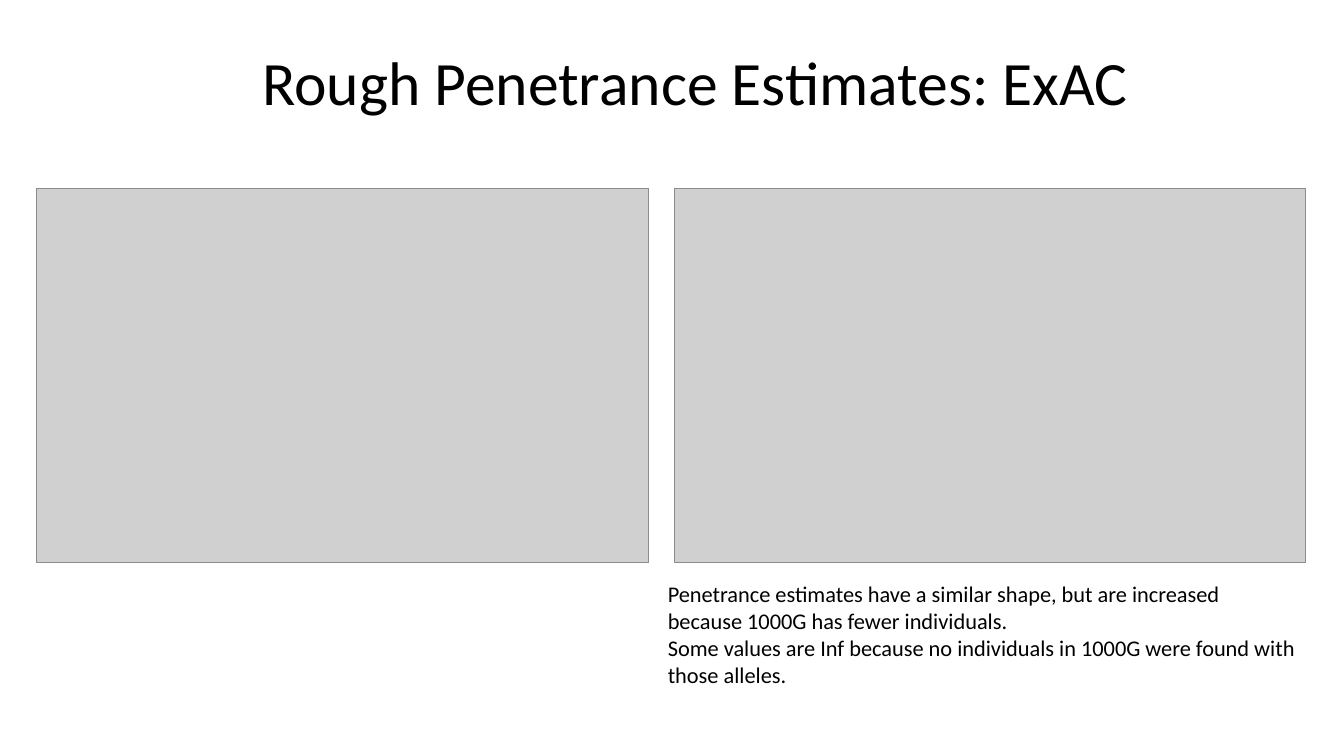
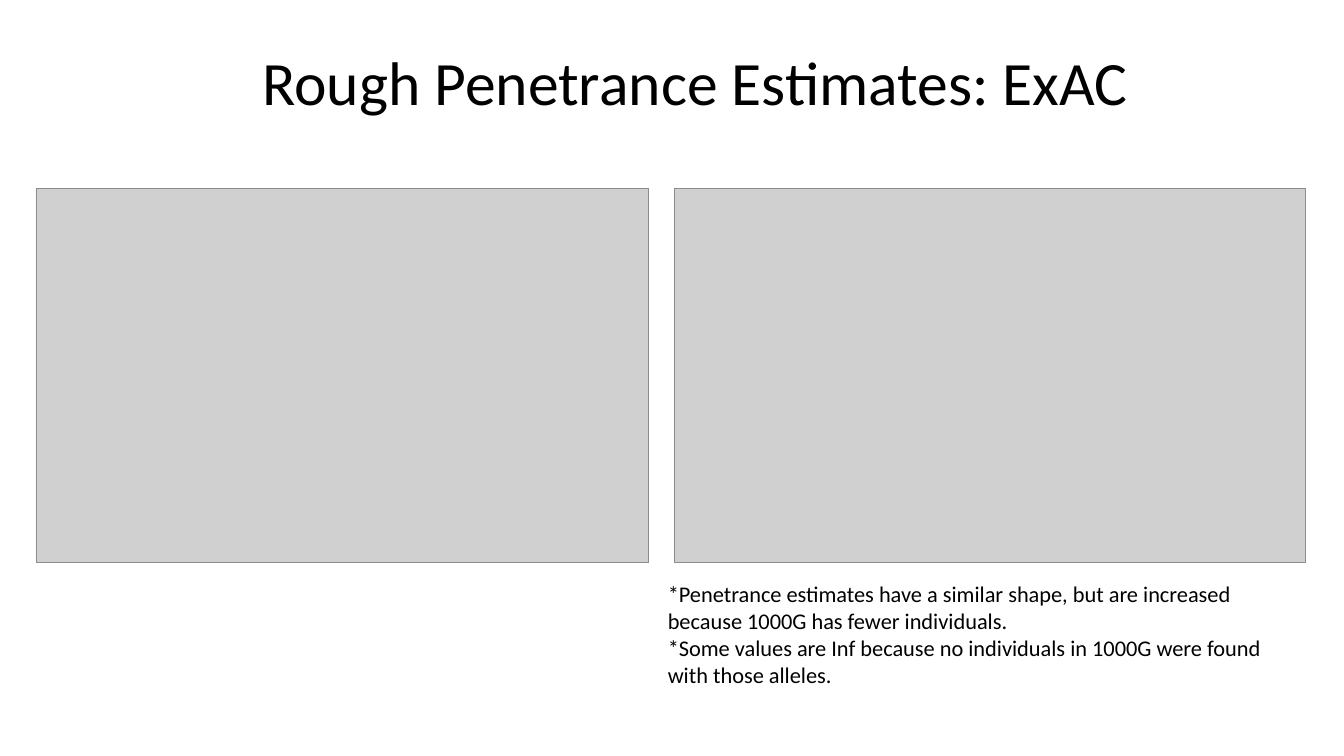
Before and after one commit to dfan/HST-2016, a slide deck: slide 28 of week_6/For_Zak.pptx. Drawn at 1344x756 pixels with LibreOffice and Linux fonts; fonts in the diff are those of the drawing; grey boxes stand for pictures. Boxes give left, top, right and bottom in pixels: in the first picture for what was removed or moved away, otherwise in the second. Text is boxed around its words. In the diff, an @@ line names an element or a change of style, - is before the commit and + after.

```diff
--- a/week_6/For_Zak.pptx
+++ b/week_6/For_Zak.pptx
@@ text at (668,586,1260,683): text changed @@
-Penetrance estimates have a similar shape, but are increased because 1000G has fewer individuals.
-Some values are Inf because no individuals in 1000G were found with those alleles.
+*Penetrance estimates have a similar shape, but are increased because 1000G has fewer individuals.
+*Some values are Inf because no individuals in 1000G were found with those alleles.
```
Also in this commit, not shown: 16 other slides changed, 2 slides added, 2 slides removed, 20 other files.
